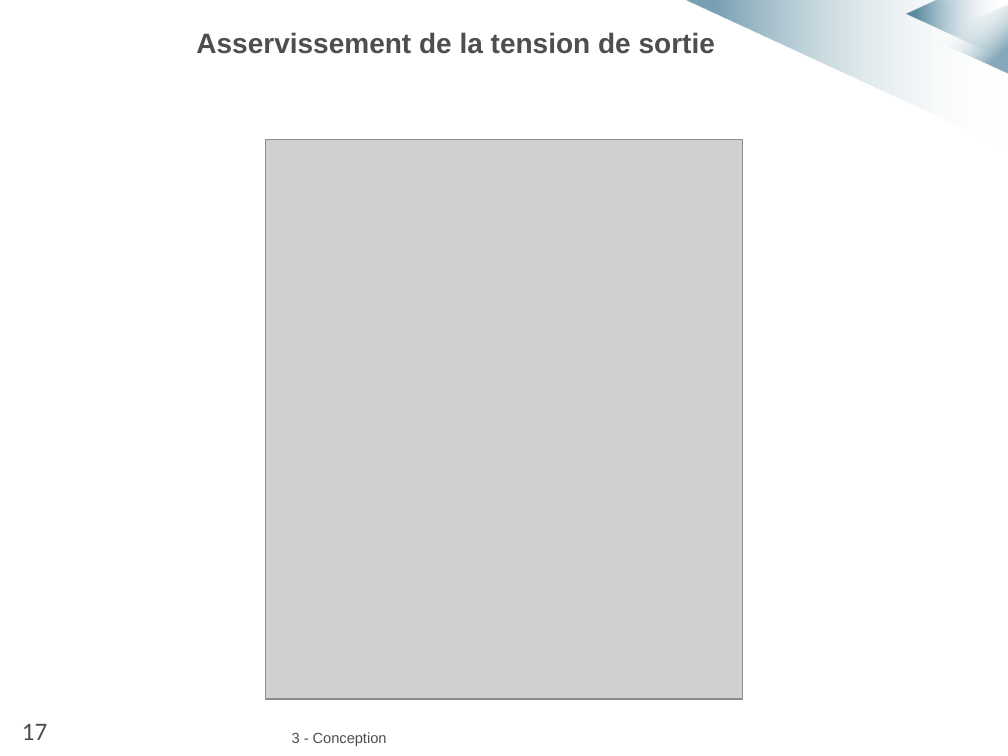
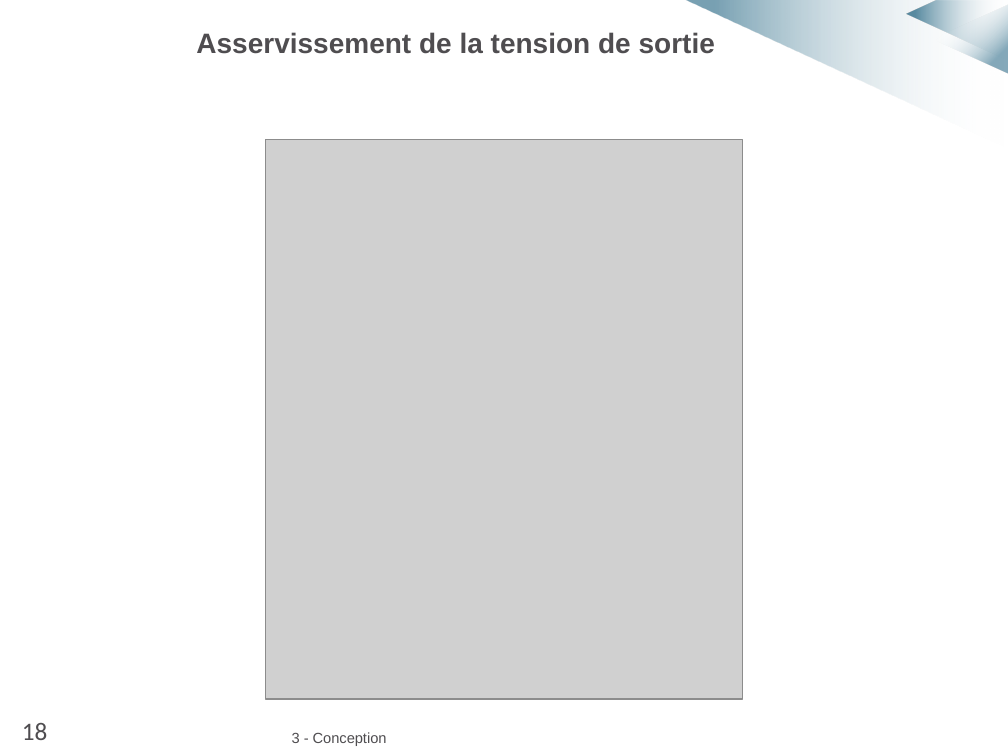
Before and after one commit to MarvynPannetier/ACSinternship, a slide deck: slide 19 of Diapo_soutenance.pptx (slide 18 before the commit). Drawn at 1008x756 pixels with LibreOffice and Linux fonts; fonts in the diff are those of the drawing; grey boxes stand for pictures; background and template pictures are left out. Boxes give left, top, right and bottom in pixels: in the first picture for what was removed or moved away, otherwise in the second. Text is boxed around its words. In the diff, an @@ line names an element or a change of style, - is before the commit and + after.

```diff
--- a/Diapo_soutenance.pptx
+++ b/Diapo_soutenance.pptx
@@ text at (22,723,48,740): text changed @@
-17
+18
```
Also in this commit, not shown: 20 other slides changed, 4 slides added, 2 slides removed, 1 other file.
